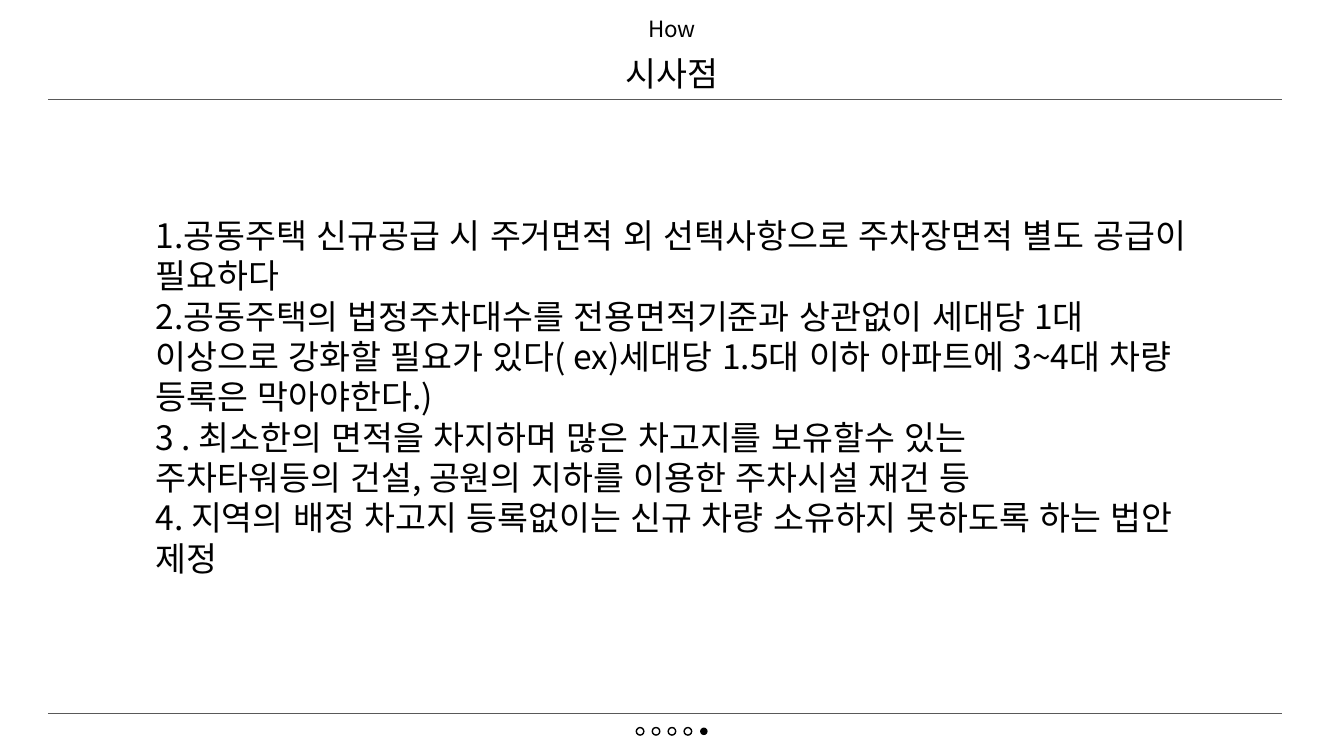
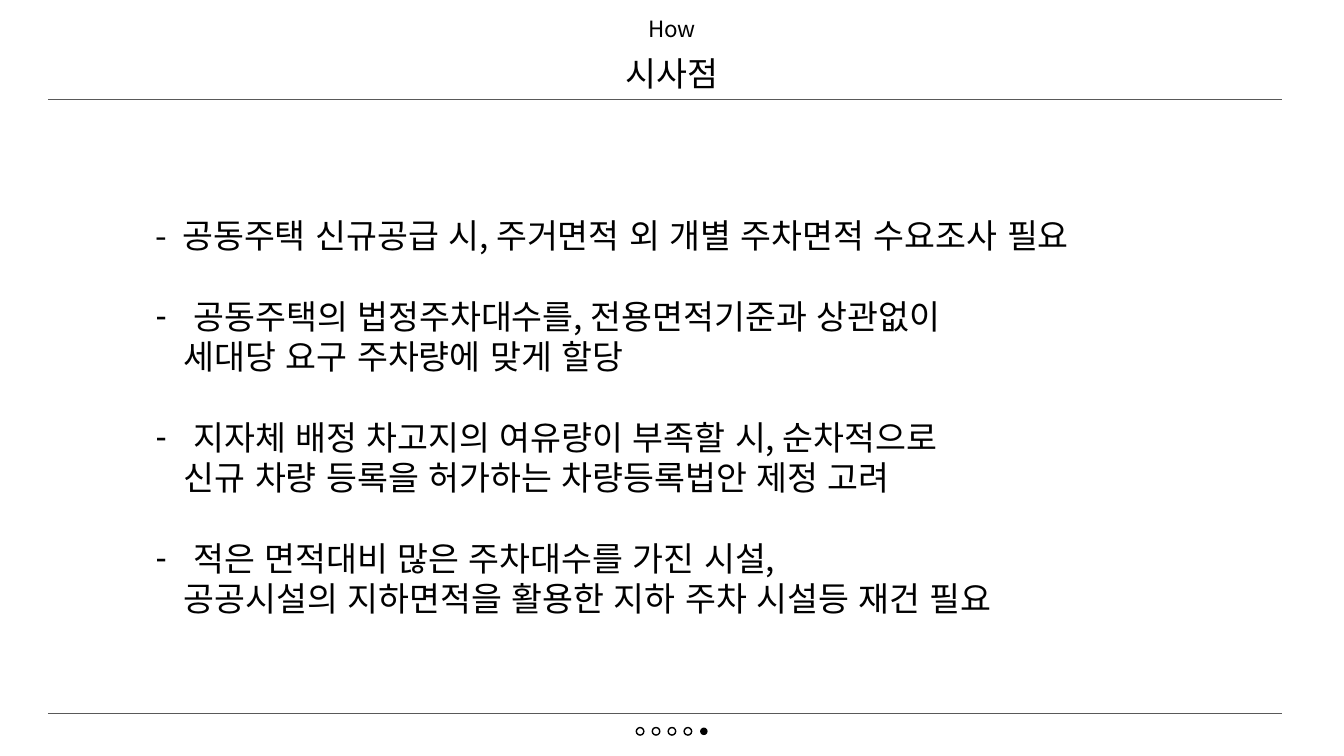
Before and after one commit to dev-EthanJ/ML_DL_parking_prediction, a slide deck: slide 18 of 주차수요예측.pptx. Drawn at 1344x756 pixels with LibreOffice and Linux fonts; fonts in the diff are those of the drawing. Boxes give left, top, right and bottom in pixels: in the first picture for what was removed or moved away, otherwise in the second. Text is boxed around its words. In the diff, an @@ line names an element or a change of style, - is before the commit and + after.

Commit message:
presentation

```diff
--- a/주차수요예측.pptx
+++ b/주차수요예측.pptx
@@ text at (182, 220, 1069, 614): text changed @@
-1.공동주택 신규공급 시 주거면적 외 선택사항으로 주차장면적 별도 공급이 필요하다
-2.공동주택의 법정주차대수를 전용면적기준과 상관없이 세대당 1대 이상으로 강화할 필요가 있다( ex)세대당 1.5대 이하 아파트에 3~4대 차량 등록은 막아야한다.)
-3 . 최소한의 면적을 차지하며 많은 차고지를 보유할수 있는
-주차타워등의 건설, 공원의 지하를 이용한 주차시설 재건 등
-4. 지역의 배정 차고지 등록없이는 신규 차량 소유하지 못하도록 하는 법안 제정
+- 공동주택 신규공급 시, 주거면적 외 개별 주차면적 수요조사 필요
+– 공동주택의 법정주차대수를, 전용면적기준과 상관없이
+세대당 요구 주차량에 맞게 할당
+– 지자체 배정 차고지의 여유량이 부족할 시, 순차적으로
+신규 차량 등록을 허가하는 차량등록법안 제정 고려
+– 적은 면적대비 많은 주차대수를 가진 시설,
+공공시설의 지하면적을 활용한 지하 주차 시설등 재건 필요
```
Also in this commit, not shown: 11 other slides changed, 1 other file.
